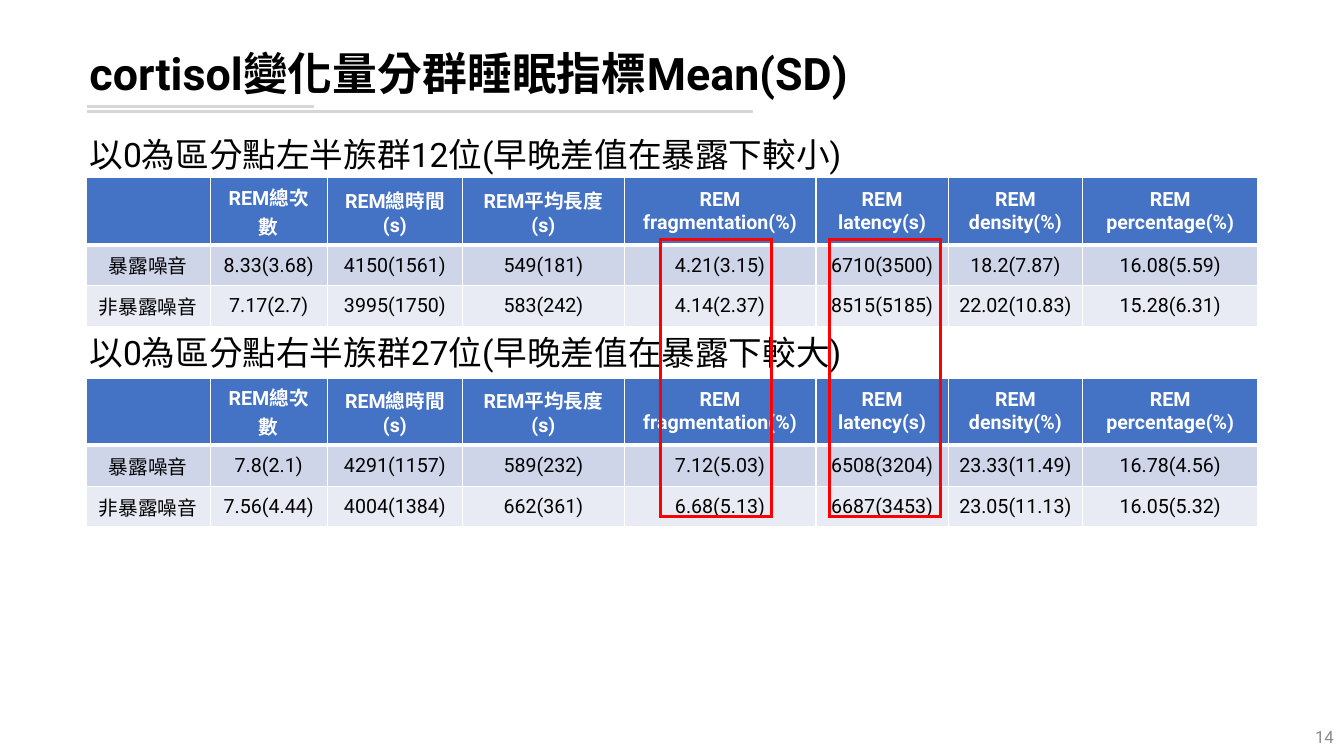
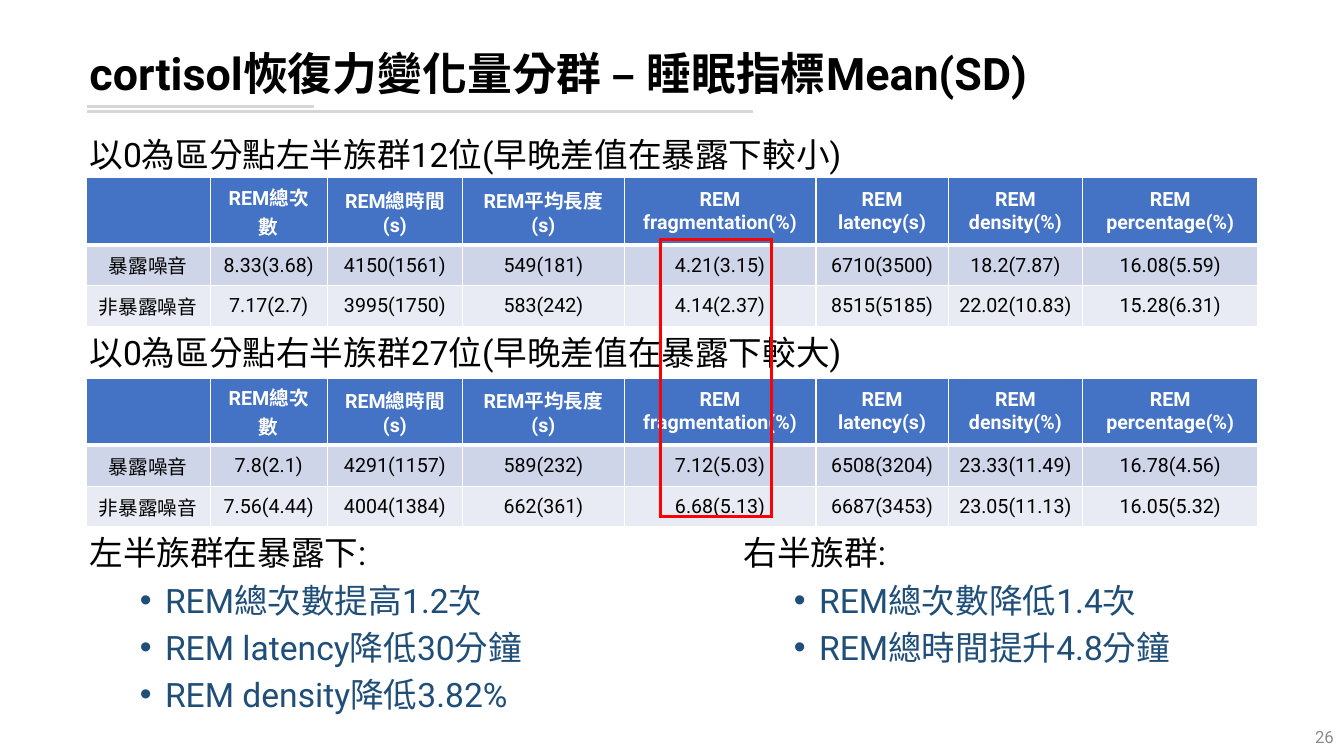
Before and after one commit to leooel97895750/REM_DataMining, a slide deck: slide 26 of 20210804_REM分析.pptx (slide 14 before the commit). Drawn at 1344x756 pixels with LibreOffice and Linux fonts; fonts in the diff are those of the drawing. Boxes give left, top, right and bottom in pixels: in the first picture for what was removed or moved away, otherwise in the second. Text is boxed around its words. In the diff, an @@ line names an element or a change of style, - is before the commit and + after.

```diff
--- a/20210804_REM分析.pptx
+++ b/20210804_REM分析.pptx
@@ title at box(89, 51, 1027, 100): text changed @@
-cortisol變化量分群睡眠指標Mean(SD)
+cortisol恢復力變化量分群 – 睡眠指標Mean(SD)
@@ rectangle removed at box(830, 239, 941, 516) @@
@@ text added at box(89, 536, 521, 714), 24 pt, text #1F4E79 @@
+左半族群在暴露下:
+  • REM總次數提高1.2次
+  • REM latency降低30分鐘
+  • REM density降低3.82%
@@ text added at box(744, 536, 1170, 663), 24 pt, text #1F4E79 @@
+右半族群:
+  • REM總次數降低1.4次
+  • REM總時間提升4.8分鐘
@@ page number at box(1315, 731, 1334, 743): text changed @@
-14
+26
```
Also in this commit, not shown: 13 other slides changed, 9 slides added, 6 slides removed, 3 other files.
